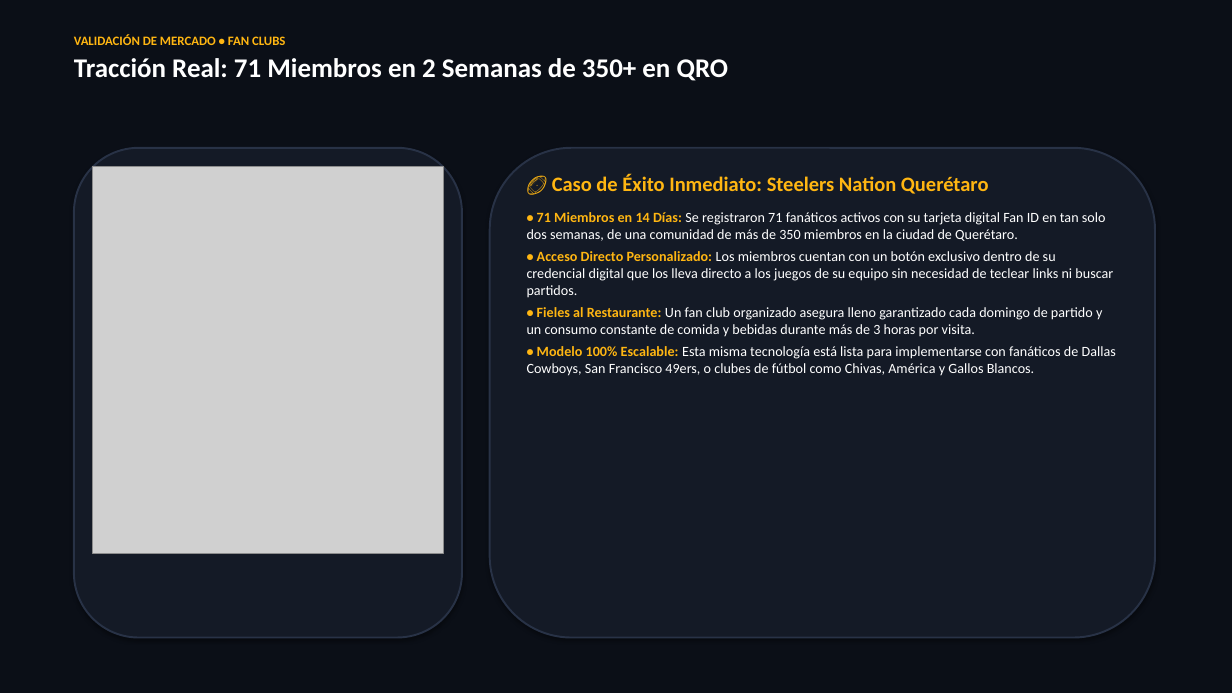
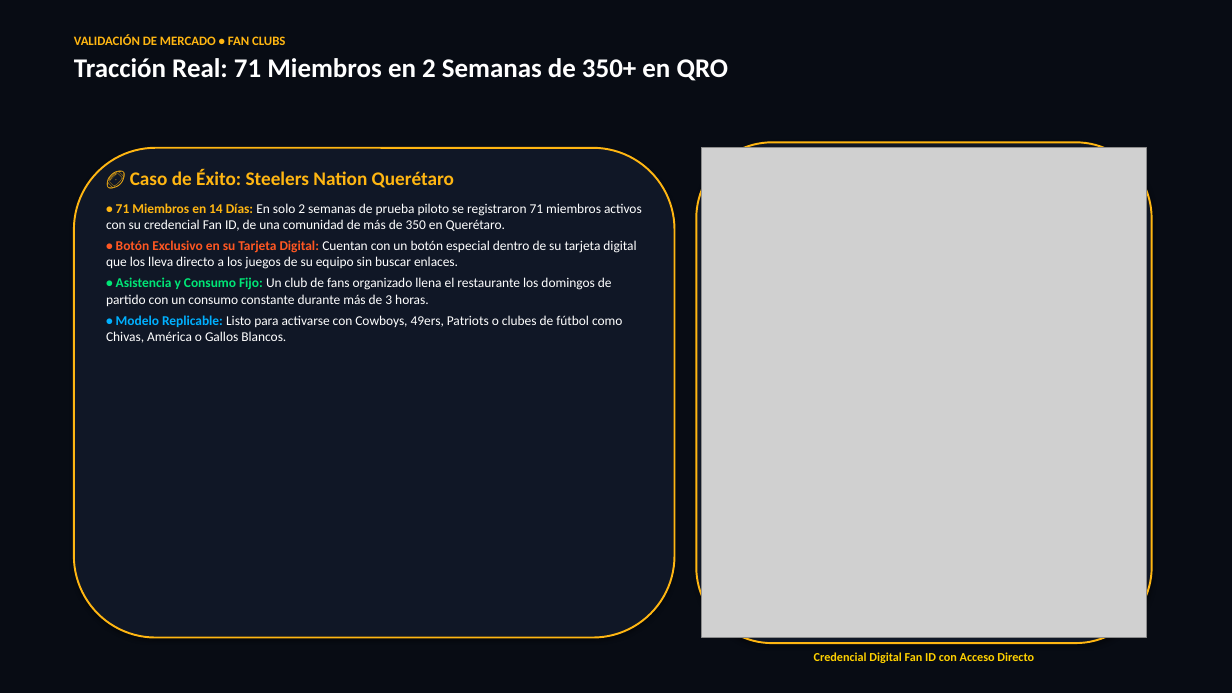
Before and after one commit to chefalbertomc/NFL-grids-, a slide deck: slide 5 of Drinks_and_Wins_Presentacion_Ejecutiva.pptx. Drawn at 1232x693 pixels with LibreOffice and Linux fonts; fonts in the diff are those of the drawing; grey boxes stand for pictures. Boxes give left, top, right and bottom in pixels: in the first picture for what was removed or moved away, otherwise in the second. Text is boxed around its words. In the diff, an @@ line names an element or a change of style, - is before the commit and + after.

```diff
--- a/Drinks_and_Wins_Presentacion_Ejecutiva.pptx
+++ b/Drinks_and_Wins_Presentacion_Ejecutiva.pptx
@@ background #0B0F17 to #080C14 @@
@@ rounded rectangle at bbox=[74, 148, 675, 638]: fill #141A26 to #101726; outline #283246 1.5 pt to #FFB612 1.5 pt @@
@@ rounded rectangle: place and size @@
-rounded rectangle at bbox=[74, 148, 462, 638]
+rounded rectangle at bbox=[74, 148, 675, 638]
@@ rounded rectangle: place and size @@
-rounded rectangle at bbox=[490, 148, 1155, 638]
+rounded rectangle at bbox=[697, 142, 1153, 643]
@@ rounded rectangle at bbox=[697, 142, 1153, 643]: fill #141A26 to #101726; outline #283246 1.5 pt to #FFB612 1.5 pt @@
@@ picture: place and size @@
-picture at bbox=[92, 166, 444, 554]
+picture at bbox=[702, 148, 1147, 638]
@@ text at bbox=[106, 169, 642, 343]: text changed; size 11 to 10.5 pt @@
-🏈 Caso de Éxito Inmediato: Steelers Nation Querétaro
-• 71 Miembros en 14 Días: Se registraron 71 fanáticos activos con su tarjeta digital Fan ID en tan solo dos semanas, de una comunidad de más de 350 miembros en la ciudad de Querétaro.
-• Acceso Directo Personalizado: Los miembros cuentan con un botón exclusivo dentro de su credencial digital que los lleva directo a los juegos de su equipo sin necesidad de teclear links ni buscar partidos.
-• Fieles al Restaurante: Un fan club organizado asegura lleno garantizado cada domingo de partido y un consumo constante de comida y bebidas durante más de 3 horas por visita.
-• Modelo 100% Escalable: Esta misma tecnología está lista para implementarse con fanáticos de Dallas Cowboys, San Francisco 49ers, o clubes de fútbol como Chivas, América y Gallos Blancos.
+🏈 Caso de Éxito: Steelers Nation Querétaro
+• 71 Miembros en 14 Días: En solo 2 semanas de prueba piloto se registraron 71 miembros activos con su credencial Fan ID, de una comunidad de más de 350 en Querétaro.
+• Botón Exclusivo en su Tarjeta Digital: Cuentan con un botón especial dentro de su tarjeta digital que los lleva directo a los juegos de su equipo sin buscar enlaces.
+• Asistencia y Consumo Fijo: Un club de fans organizado llena el restaurante los domingos de partido con un consumo constante durante más de 3 horas.
+• Modelo Replicable: Listo para activarse con Cowboys, 49ers, Patriots o clubes de fútbol como Chivas, América o Gallos Blancos.
@@ text added at bbox=[814, 652, 1034, 663], 9.5 pt, text #FFD100, bold @@
+Credencial Digital Fan ID con Acceso Directo
```
Also in this commit, not shown: 22 other slides changed, 5 other files.
